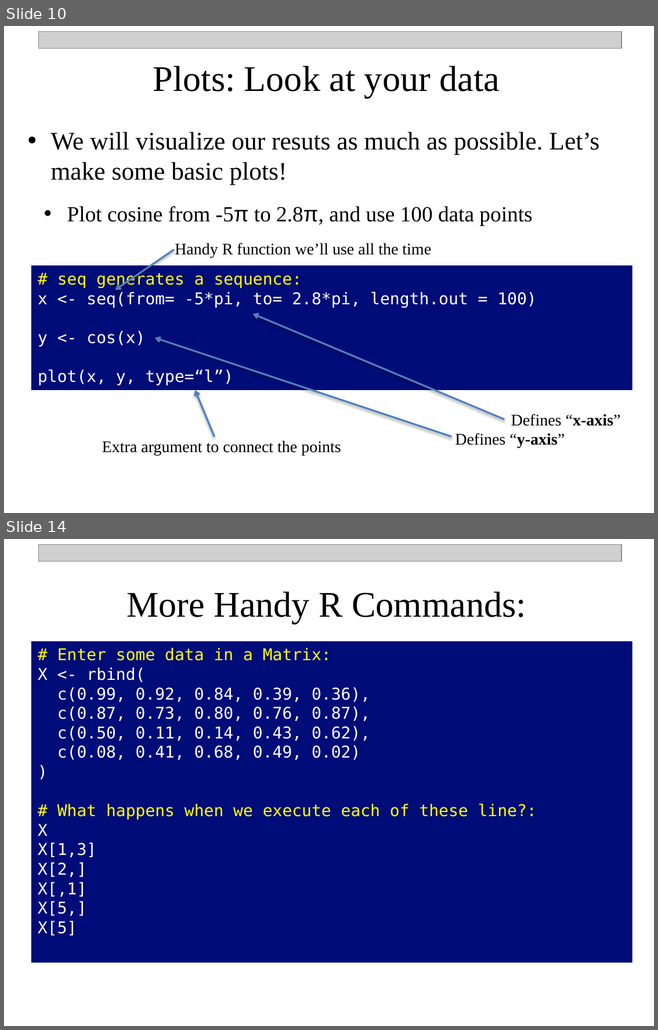
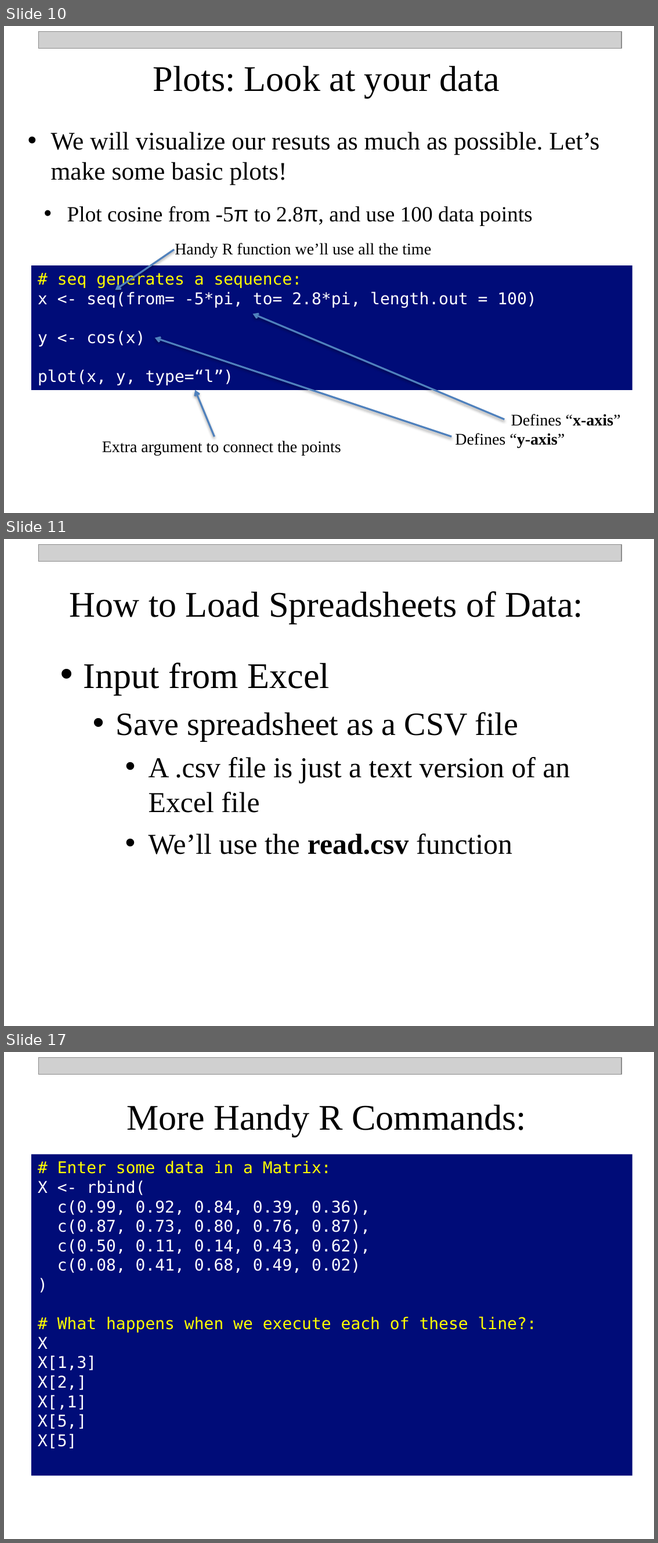
Before and after one commit to npetraco/CHE302, a slide deck: Laboratories/Lab0/Intro_To_R.pptx. Shown one above the other, each under a label of ours: slides 10 and 14 before the commit, slides 10, 11 and 17 after it; the slides between them are not shown. The pictures are 658x1030 and 658x1543 pixels, drawn with LibreOffice and Linux fonts; fonts in the diff are those of the drawing; grey boxes stand for pictures. Boxes give left, top, right and bottom in pixels: in the first picture for what was removed or moved away, otherwise in the second. Text is boxed around its words. In the diff, an @@ line names an element or a change of style, - is before the commit and + after.

```diff
--- a/Laboratories/Lab0/Intro_To_R.pptx
+++ b/Laboratories/Lab0/Intro_To_R.pptx
@@ slide 11 added at (4, 539, 654, 1026), background #FFFFFF @@
@@ picture added at (38, 544, 621, 561) @@
@@ text added at (70, 591, 583, 624), 40 pt, text #000000 @@
+How to Load Spreadsheets of Data:
@@ text added at (83, 663, 570, 855), 32 pt, text #000000 @@
+  • Input from Excel
+    • Save spreadsheet as a CSV file
+      • A .csv file is just a text version of an Excel file
+      • We’ll use the read.csv function
@@ what was slide 14 is now slide 17 @@
```
Also in this commit, not shown: 4 slides changed, 2 other slides added, 1 other file.
